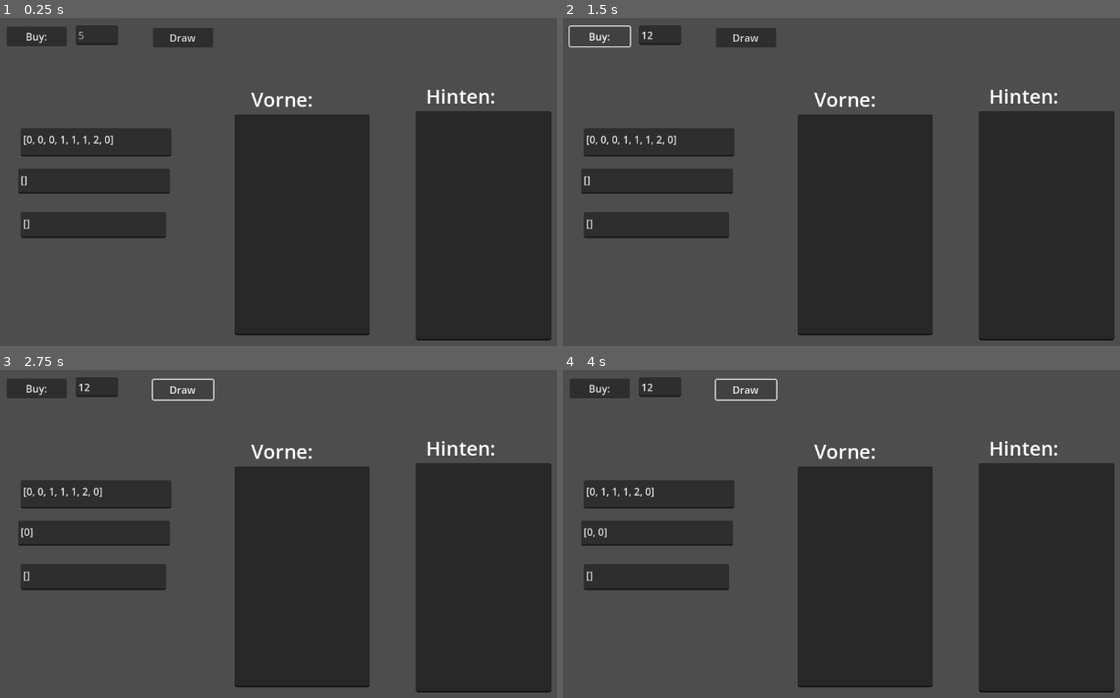
Above: before the commit, frames 1-4 (two rows, left to right).
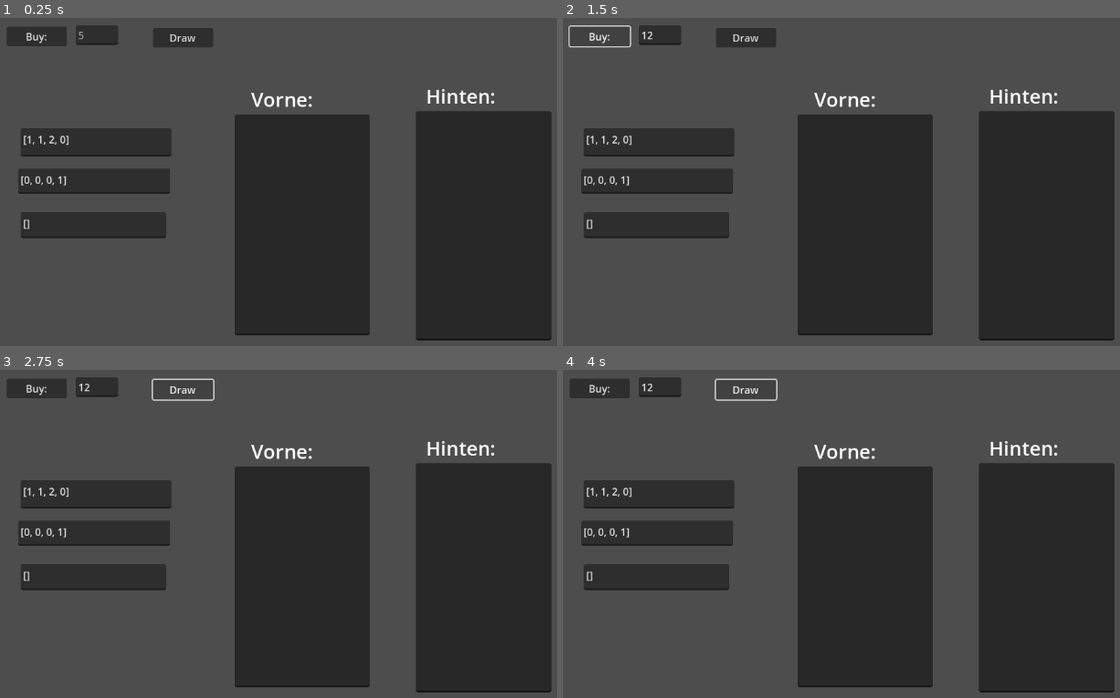
Above: after the commit, the same moments.

Repository: AdminL3/El-Dorado-Assistent
Game: Godot game, scene res://scenes/game.tscn
Two runs of this game, one before a commit and one after it. Both use one fixed random seed, a clock stepped at 60 frames per second and the inputs below.
Inputs (mouse positions are in pixels of both pictures, inside the frame that each line leads up to):
- Up to frame 1 (0.25 s): no input
- Up to frame 2 (1.5 s): click (657, 34) at 0.52 s; type "12" at 0.6 s; click "Buy:" at 1.25 s
- Up to frame 3 (2.75 s): click "Draw" at 2 s
- Up to frame 4 (4 s): click "Buy:" at 2.75 s; click "Draw" at 3.5 s

The runs differ from the first frame. In frame 1, 0.2% of the frame differs, in the area x 4-21%, y 35-52%; in frame 2, 0.2%; in frame 3, 0.2%; in frame 4, 0.2%.
Error after the commit: Invalid access of index '12' on a base object of type: 'Array'. (res://scripts/manager.gd:179)

Commit message:
autodraw

Diff:
--- a/scripts/manager.gd
+++ b/scripts/manager.gd
@@ -85,7 +85,8 @@
 		var card = startcards.pick_random()
 		new.append(card)
 		startcards.erase(card)
-
+	for i in 4:
+		draw()
 	_update_text()
 
 
